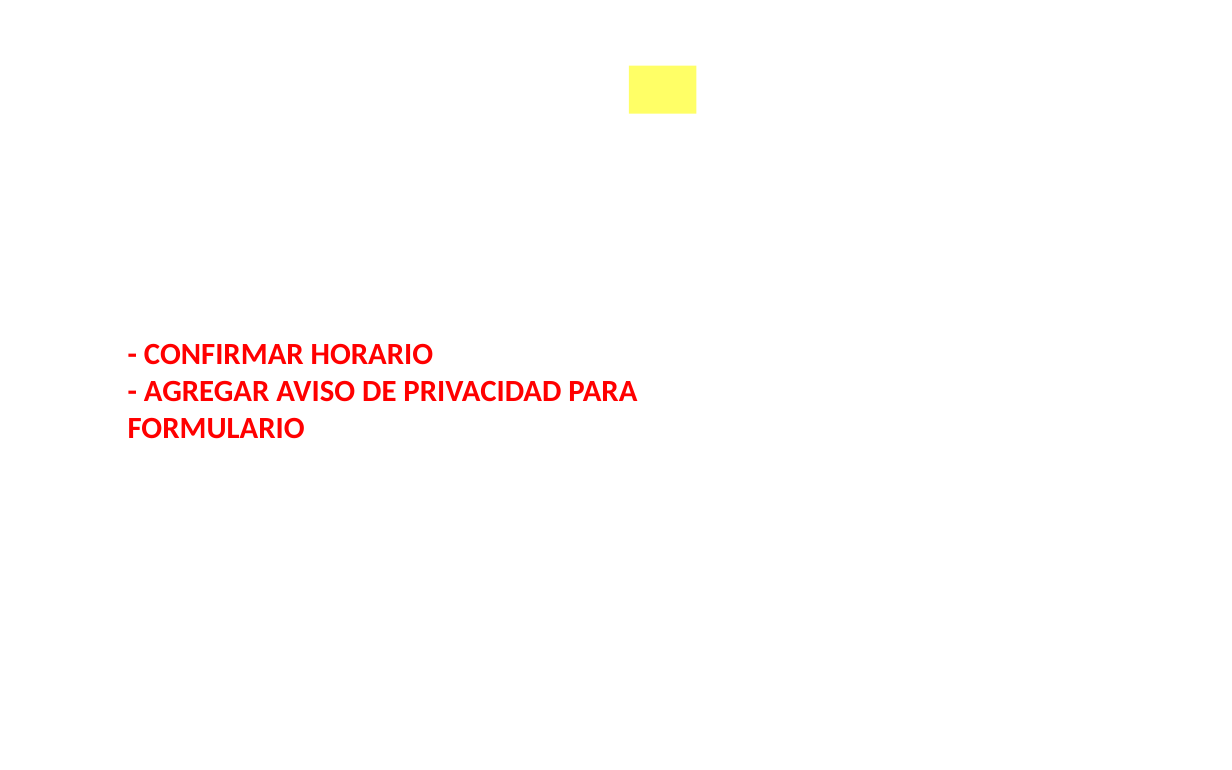
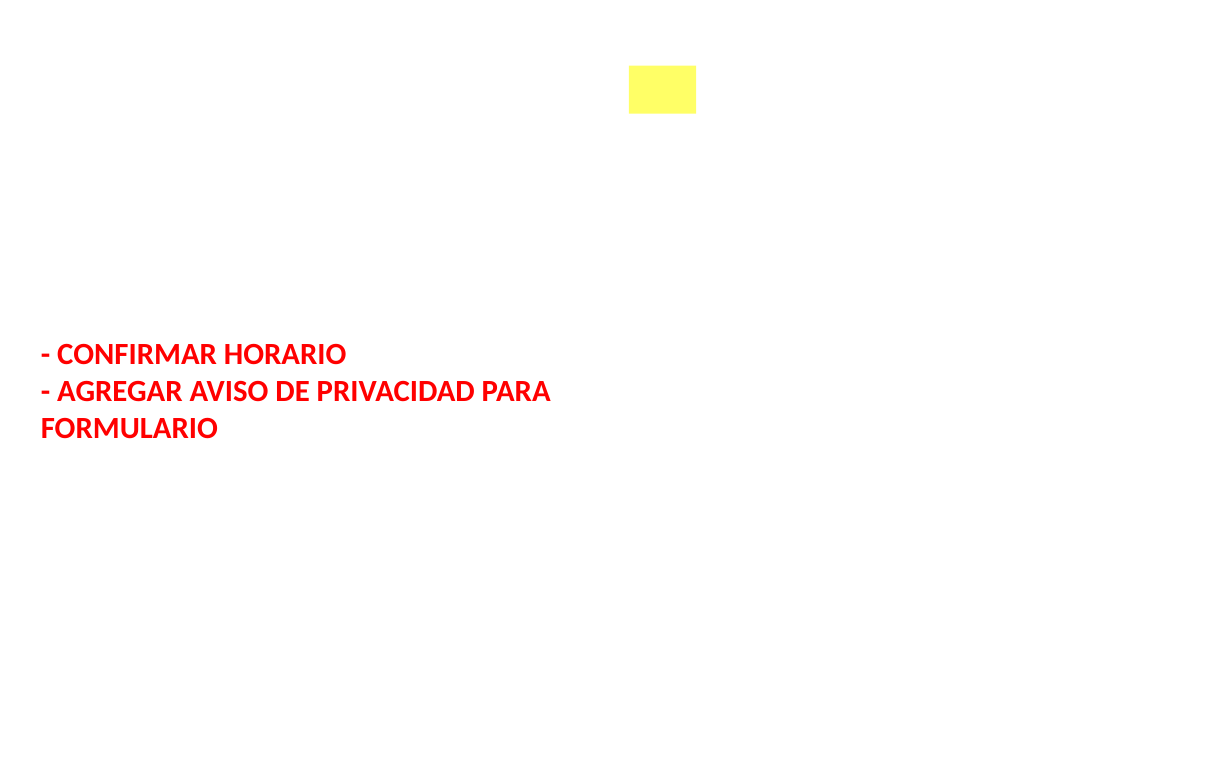
Before and after one commit to mweapon/psic_website_pub, a slide deck: slide 10 of WebSite_31032019.pptx. Drawn at 1232x770 pixels with LibreOffice and Linux fonts; fonts in the diff are those of the drawing; background and template pictures are left out. Boxes give left, top, right and bottom in pixels: in the first picture for what was removed or moved away, otherwise in the second. Text is boxed around its words. In the diff, an @@ line names an element or a change of style, - is before the commit and + after.

```diff
--- a/WebSite_31032019.pptx
+++ b/WebSite_31032019.pptx
@@ text "- CONFIRMAR HORARIO": place and size @@
-text "- CONFIRMAR HORARIO" at (128,343,637,439)
+text "- CONFIRMAR HORARIO" at (41,343,551,439)
```
Also in this commit, not shown: 5 other slides changed, 10 other files.
